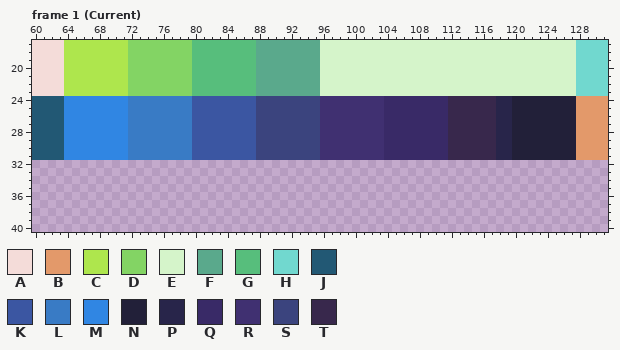
File history of a pixel-art file, graphics/source/palette.aseprite. The picture above was drawn from the file before the commit.
192x143 pixels, 2 frames. Colours within 5 levels of each other are drawn and written as one. Shown: frame 1 (Current): x 60..131, y 17..40.
Palette (. is transparent): A #f4dcd9  B #e3996a  C #aee64d  D #83d464  E #d5f4ca  F #5aa98c  G #57be7c  H #71d8cf  J #225874  K #3b56a2  L #397bc5  M #3086e3  N #222039  P #28254a  Q #392a67  R #403071  S #3b447e  T #38284c
And afterwards:
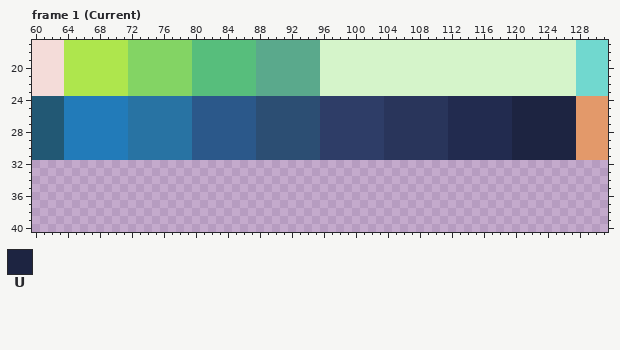
Colours new in this view: U #1d2441
Edits made:
layer "Layer 1" now hidden
layer "Layer 2" now hidden
layer "Flattened" added
@@ palette @@
-K #3b56a2
+K #2b588a
-L #397bc5
+L #2873a3
-M #3086e3
+M #227bb9
-Q #392a67
+Q #29355b
-R #403071
+R #2e3d67
-S #3b447e
+S #2c4e73
-T #38284c
+T #222b4f
--- frame 1 (Current), layer "Flattened"
@@ x 116..129 @@
 23 EEEEEEEEEEEEHH
-24 TTPPNNNNNNNNBB
-25 TTPPNNNNNNNNBB
-26 TTPPNNNNNNNNBB
-27 TTPPNNNNNNNNBB
-28 TTPPNNNNNNNNBB
-29 TTPPNNNNNNNNBB
-30 TTPPNNNNNNNNBB
-31 TTPPNNNNNNNNBB
+24 TTTTUUUUUUUUBB
+25 TTTTUUUUUUUUBB
+26 TTTTUUUUUUUUBB
+27 TTTTUUUUUUUUBB
+28 TTTTUUUUUUUUBB
+29 TTTTUUUUUUUUBB
+30 TTTTUUUUUUUUBB
+31 TTTTUUUUUUUUBB
 32 ..............
